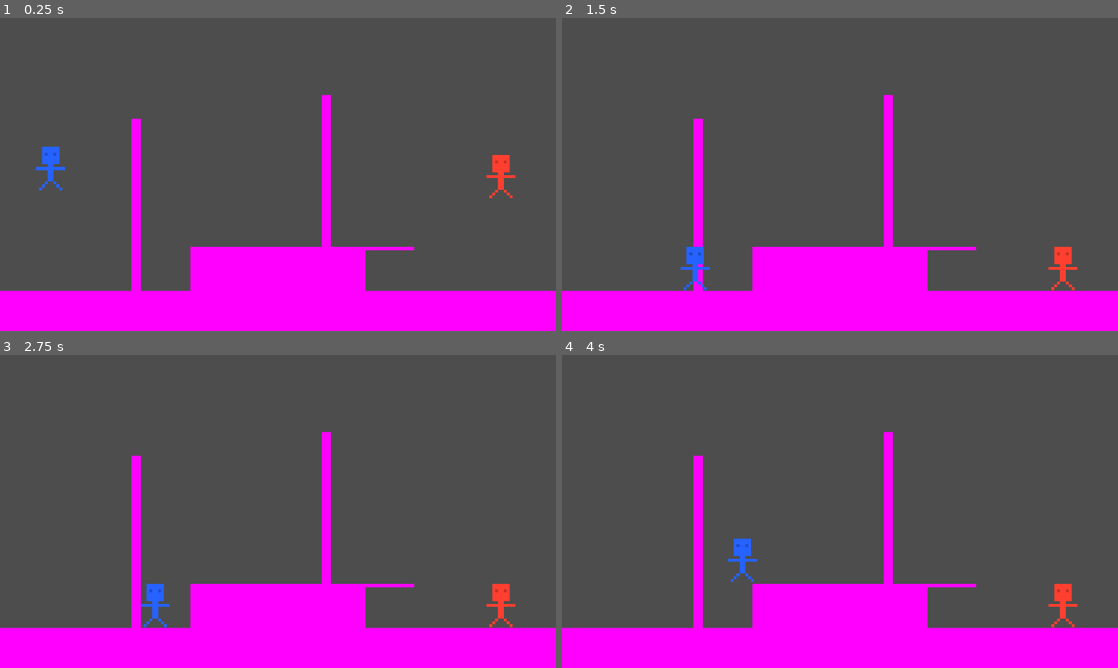
Above: before the commit, frames 1-4 (two rows, left to right).
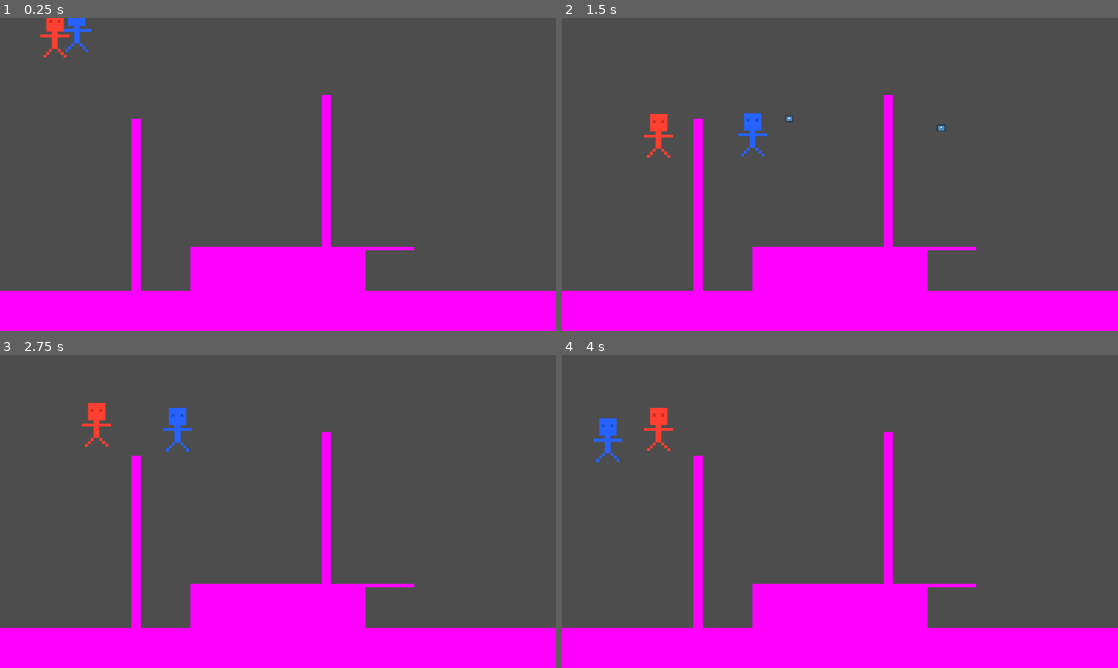
Above: after the commit, the same moments.

Repository: Fezezen/GGJ2024
Game: Godot game, scene res://TestScene.tscn
The game is run twice, just before and just after one commit, with the same random seed, the same clock (stepped at 60 frames per second) and the same inputs. The engine's default icon, where the game draws it, is replaced by a stand-in: a white triangle on a blue panel in a dark square.
Inputs:
- Up to frame 1 (0.25 s): no input
- Up to frame 2 (1.5 s): hold D (p1_move_right) from 0.53 s (still down); tap S (p1_shoot) at 0.6, 1.35 s; tap W (p1_jump) at 0.77 s
- Up to frame 3 (2.75 s): tap W (p1_jump) at 1.52 s; release D (p1_move_right) at 2.03 s; hold A (p1_move_left) from 2.03 s (still down); tap S (p1_shoot) at 2.1 s
- Up to frame 4 (4 s): release A (p1_move_left) at 2.78 s; hold D (p1_move_right) from 2.78 s (still down); tap S (p1_shoot) at 2.85, 3.6 s; tap W (p1_jump) at 3.02, 3.77 s

The runs differ from the first frame. In frame 1, 1.1% of the frame differs, in the area x 6-93%, y 0-58%; in frame 2, 1.3%, in the area x 14-93%, y 30-88%; in frame 3, 1.3%; in frame 4, 1.3%.

Commit message:
Added screen wrap

Diff:
--- a/Prefabs/Bullet.tscn
+++ b/Prefabs/Bullet.tscn
@@ -8,6 +8,8 @@
 
 [node name="Bullet" type="Area2D"]
 scale = Vector2(17.04, 13.76)
+gravity_space_override = 1
+gravity = 1393.74
 script = ExtResource("1_pm1uw")
 
 [node name="Sprite2D" type="Sprite2D" parent="."]
--- a/Scripts/Player.gd
+++ b/Scripts/Player.gd
@@ -7,6 +7,8 @@
 # Get the gravity from the project settings to be synced with RigidBody nodes.
 var gravity = ProjectSettings.get_setting("physics/2d/default_gravity")
 var lastDirection = 1
+
+@onready var screen_size = get_viewport().size
 
 @export var controls: Resource = null
 @export var Bullet : PackedScene
@@ -34,13 +36,17 @@
 		shoot(lastDirection)
 
 	move_and_slide()
+	screen_wrap()
 
 func shoot(dir):
 	var b = Bullet.instantiate()
 	get_tree().get_root().add_child(b)
-	b._set_velocity(Vector2(dir,0))
+	b._set_velocity(Vector2(dir,-.2))
 	b._set_ignoreBody(self)
 	if dir >= 0:
 		b.global_transform = $Bullet_Right.global_transform
 	else:
 		b.global_transform = $Bullet_Left.global_transform
+
+func screen_wrap():
+	position = position.posmodv(screen_size)
